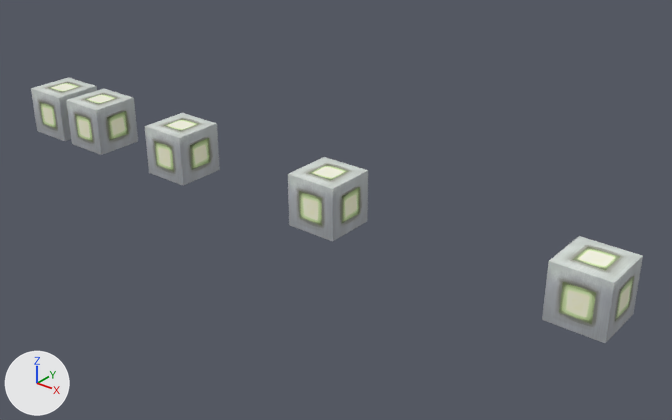
The FBX model ImporterExporterFBXexporter/FBXexporter/box.fbx as it was, and as the next commit left it.
Both versions are drawn from a 50 mm camera at (0.1358, -0.093, 0.0602) aimed at (0.0581, 0.0041, 0.0). Arrows for +X, +Y and +Z are at lower left; the lights stay in place.

Objects in the first picture: 'box', 'thing1', 'thing2', 'thing3', 'thing4'.
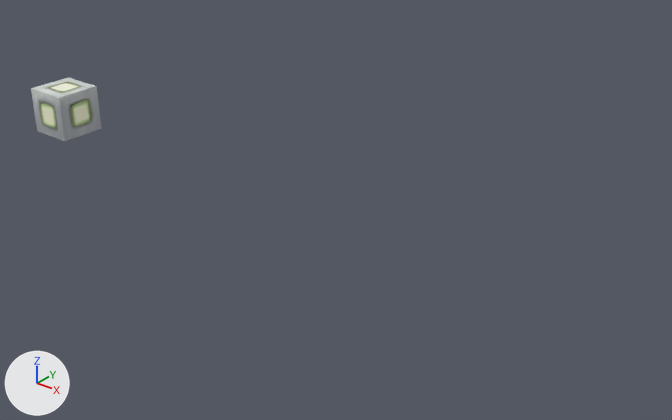
Location of each change, [x1, y1, x2, y2] in pixels of the pictures (672 x 420 px):
'thing4', deleted: before [542, 236, 643, 343]
'thing3', deleted: before [288, 157, 368, 241]
'thing2', deleted: before [145, 113, 220, 186]
'thing1', deleted: before [66, 88, 138, 155]

What the commit changed:
Object 'thing1' (ob_thing1) is deleted.
Object 'thing3' (ob_thing3) is deleted.
Object 'thing4' (ob_thing4) is deleted.
Object 'thing2' (ob_thing2) is deleted.
